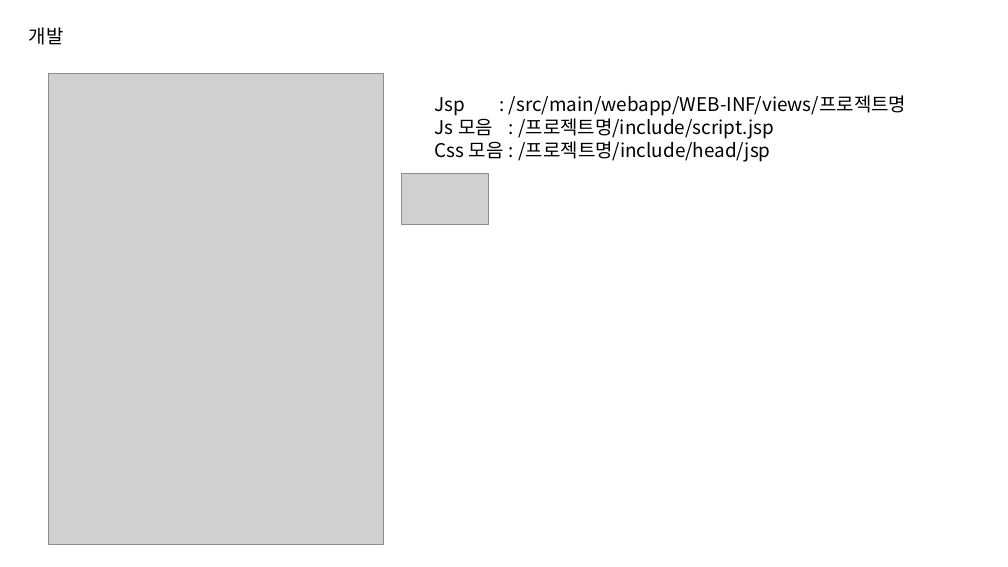
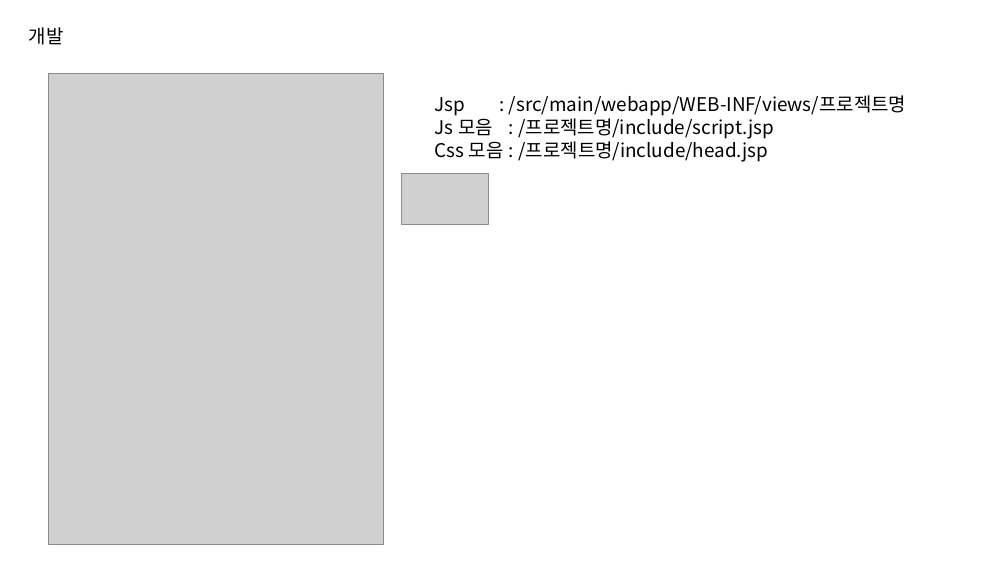
Before and after one commit to nice-zinidata/ziniDataSpringBoot, a slide deck: slide 3 of doc/프로젝트환경.pptx (slide 2 before the commit). Drawn at 1008x567 pixels with LibreOffice and Linux fonts; fonts in the diff are those of the drawing; grey boxes stand for pictures. Boxes give left, top, right and bottom in pixels: in the first picture for what was removed or moved away, otherwise in the second. Text is boxed around its words. In the diff, an @@ line names an element or a change of style, - is before the commit and + after.

Commit message:
프로젝트 환경설정, wbs 수정

```diff
--- a/doc/프로젝트환경.pptx
+++ b/doc/프로젝트환경.pptx
@@ text at [435, 137, 768, 162]: text changed @@
-Css 모음 : /프로젝트명/include/head/jsp
+Css 모음 : /프로젝트명/include/head.jsp
```
Also in this commit, not shown: 2 other slides changed, 1 slide added, 1 other file.
